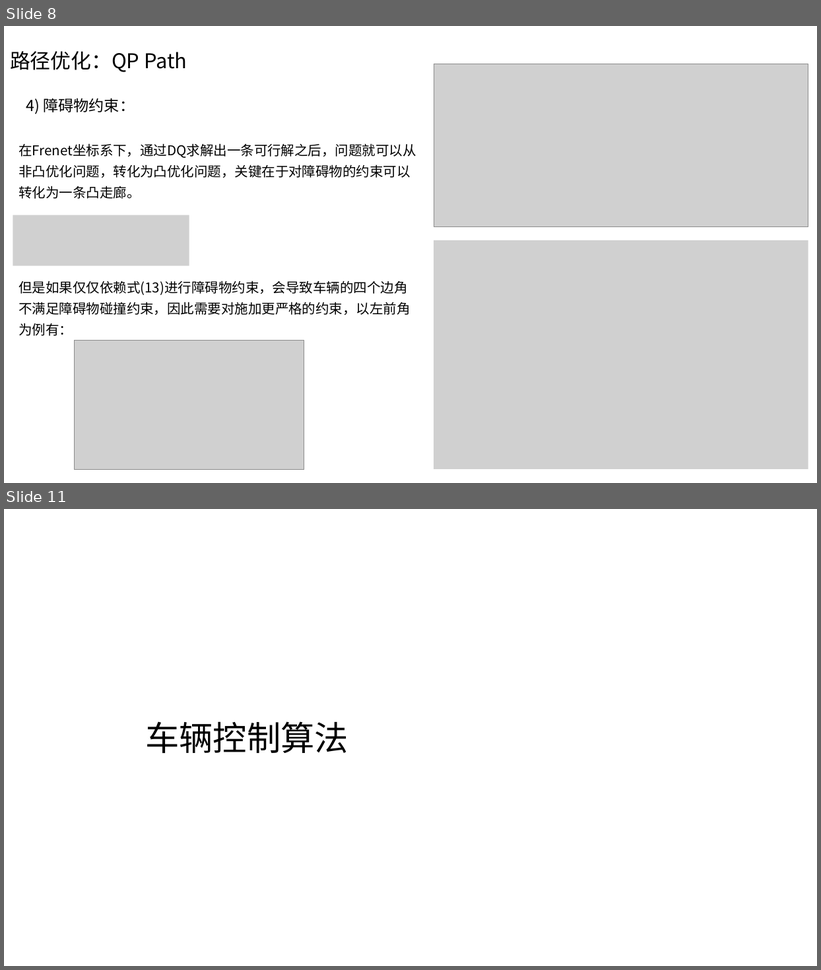
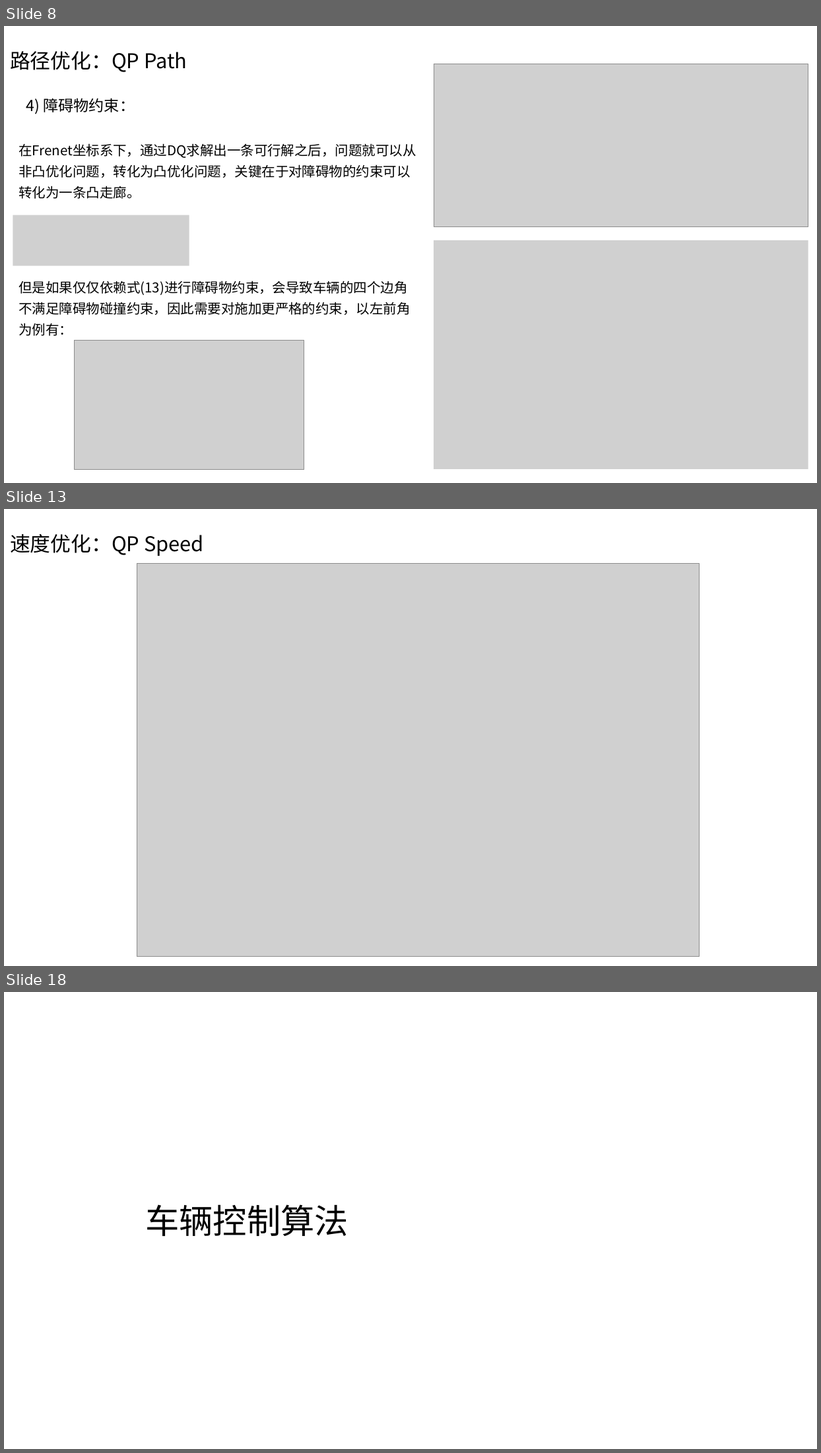
Before and after one commit to ChaokangRen/pnc_research, a slide deck: Decision/planning_1_0.pptx. Shown one above the other, each under a label of ours: slides 8 and 11 before the commit, slides 8, 13 and 18 after it; the slides between them are not shown. The pictures are 821x970 and 821x1453 pixels, drawn with LibreOffice and Linux fonts; fonts in the diff are those of the drawing; grey boxes stand for pictures. Boxes give left, top, right and bottom in pixels: in the first picture for what was removed or moved away, otherwise in the second. Text is boxed around its words. In the diff, an @@ line names an element or a change of style, - is before the commit and + after.

```diff
--- a/Decision/planning_1_0.pptx
+++ b/Decision/planning_1_0.pptx
@@ slide 13 added at bbox=[4, 509, 817, 966], background #FFFFFF @@
@@ text added at bbox=[10, 534, 204, 556], 24 pt, text #000000 @@
+速度优化：QP Speed
@@ picture added at bbox=[137, 564, 700, 957] @@
@@ what was slide 11 is now slide 18 @@
```
Also in this commit, not shown: 1 slide changed, 6 other slides added, 10 other files.
